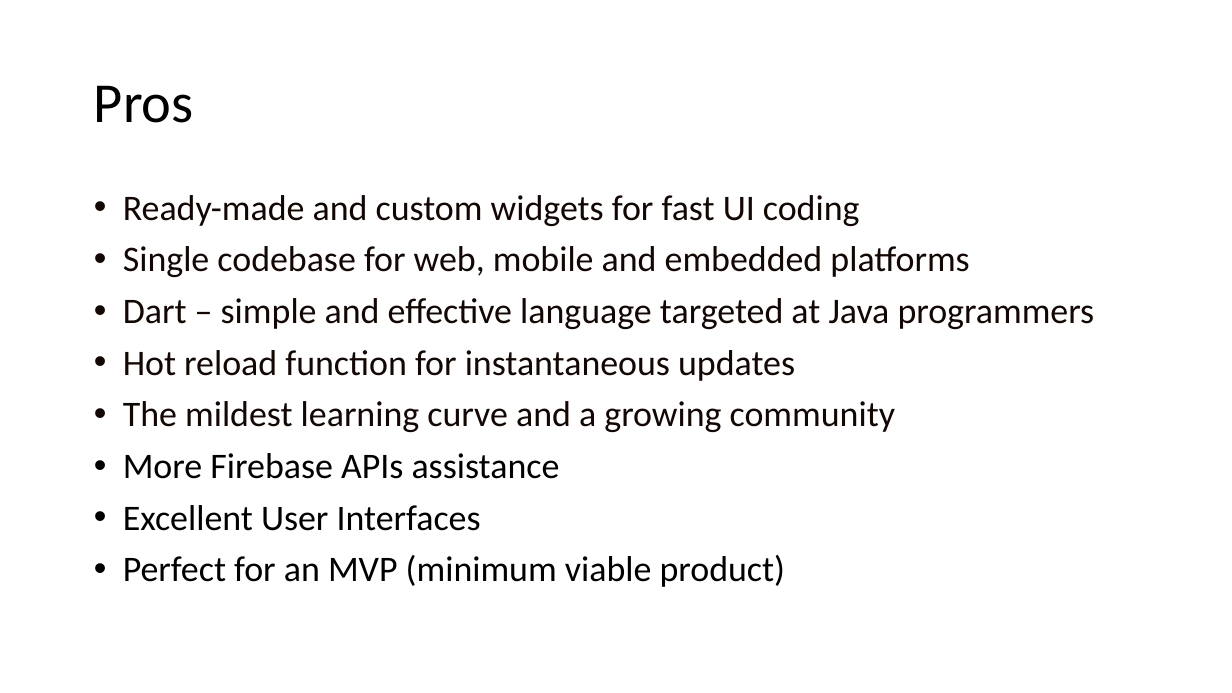
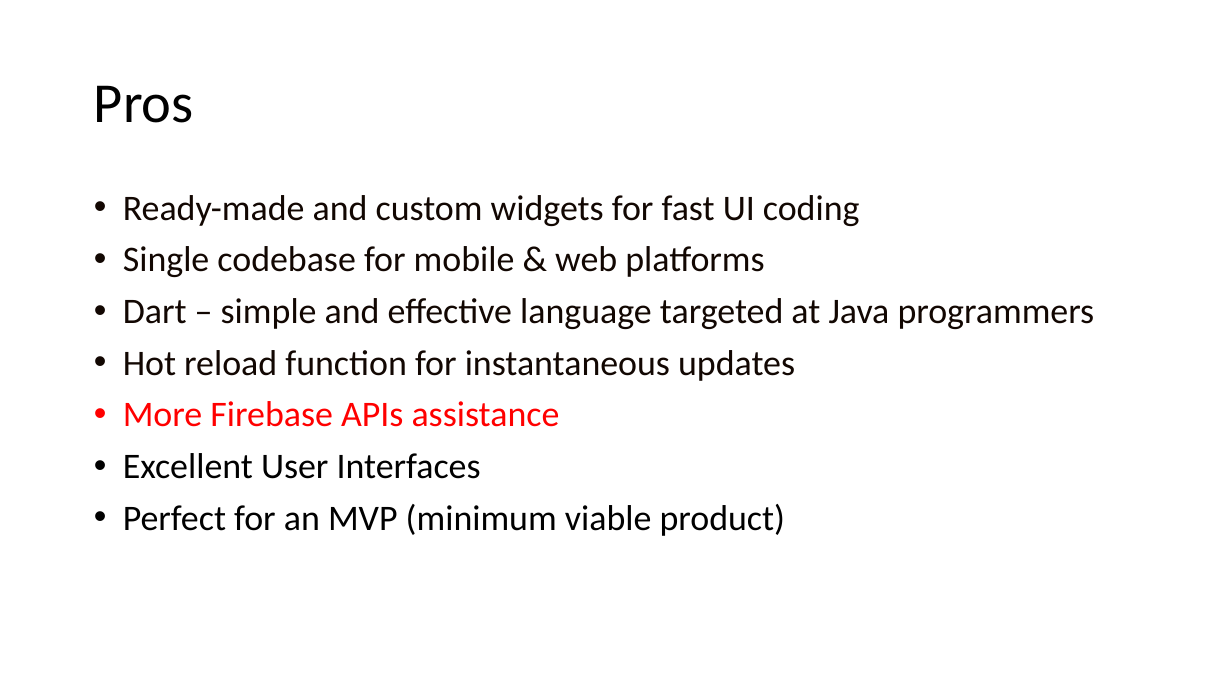
Before and after one commit to Anjy123/Flutter, a slide deck: slide 14 of Flutter features.pptx. Drawn at 1232x693 pixels with LibreOffice and Linux fonts; fonts in the diff are those of the drawing. Boxes give left, top, right and bottom in pixels: in the first picture for what was removed or moved away, otherwise in the second. Text is boxed around its words. In the diff, an @@ line names an element or a change of style, - is before the commit and + after.

```diff
--- a/Flutter features.pptx
+++ b/Flutter features.pptx
@@ text at <box>123,246,764,277</box>: text changed @@
-• Single codebase for web, mobile and embedded platforms
+• Single codebase for mobile & web platforms
@@ text at <box>123,401,895,432</box>: paragraph removed @@
-• The mildest learning curve and a growing community
@@ text at <box>123,401,560,427</box>: text colour #000000 to #FF0000 in "More Firebase APIs assistance" @@
```
Also in this commit, not shown: 7 other slides changed.
